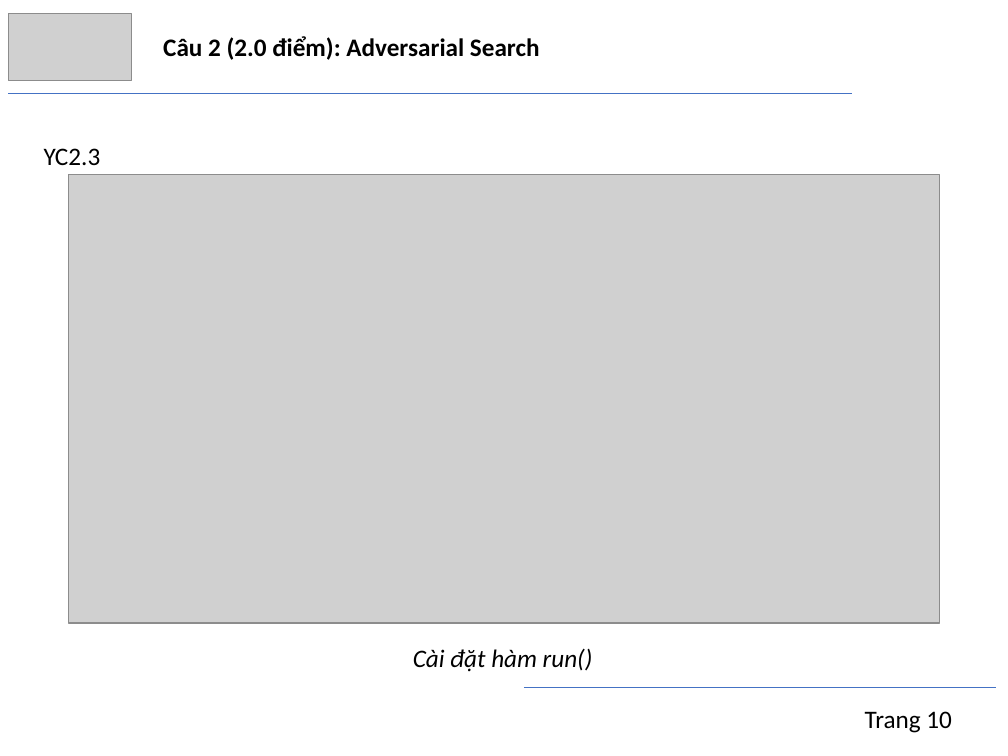
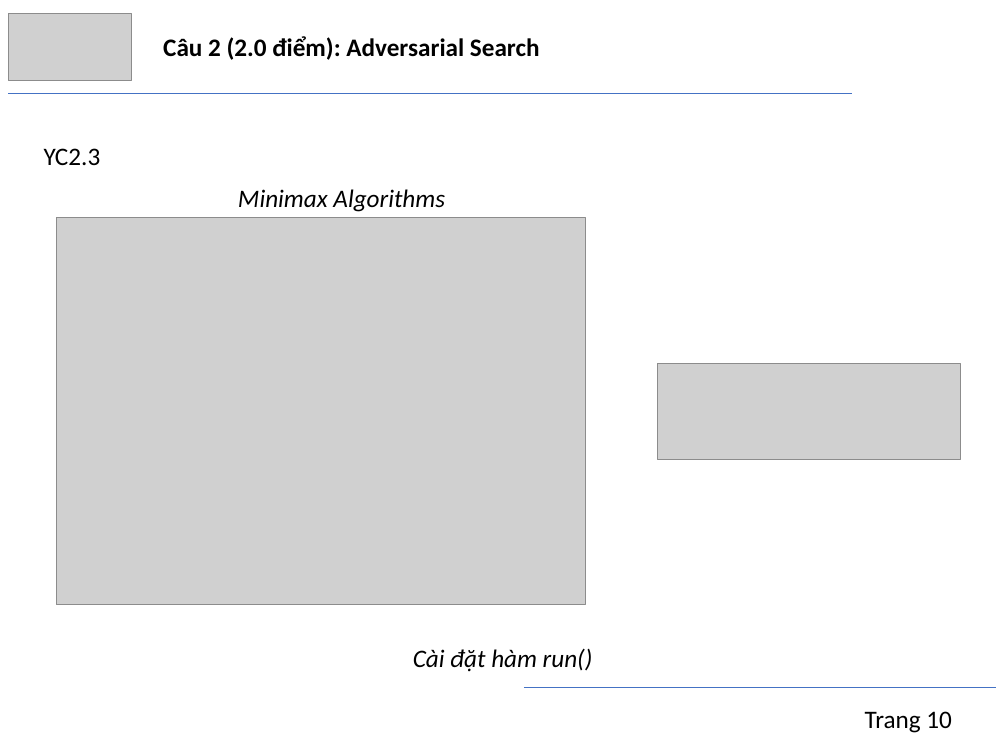
Before and after one commit to trngbro/AI, a slide deck: slide 10 of present/final/presentation.pptx. Drawn at 1008x756 pixels with LibreOffice and Linux fonts; fonts in the diff are those of the drawing; grey boxes stand for pictures. Boxes give left, top, right and bottom in pixels: in the first picture for what was removed or moved away, otherwise in the second. Text is boxed around its words. In the diff, an @@ line names an element or a change of style, - is before the commit and + after.

```diff
--- a/present/final/presentation.pptx
+++ b/present/final/presentation.pptx
@@ text added at <box>238,189,445,212</box>, 18 pt, text #000000, italic @@
+Minimax Algorithms
@@ picture: place and size @@
-picture at <box>69,175,940,624</box>
+picture at <box>56,218,586,605</box>
@@ picture added at <box>658,363,961,460</box> @@
```
Also in this commit, not shown: 3 other files.
